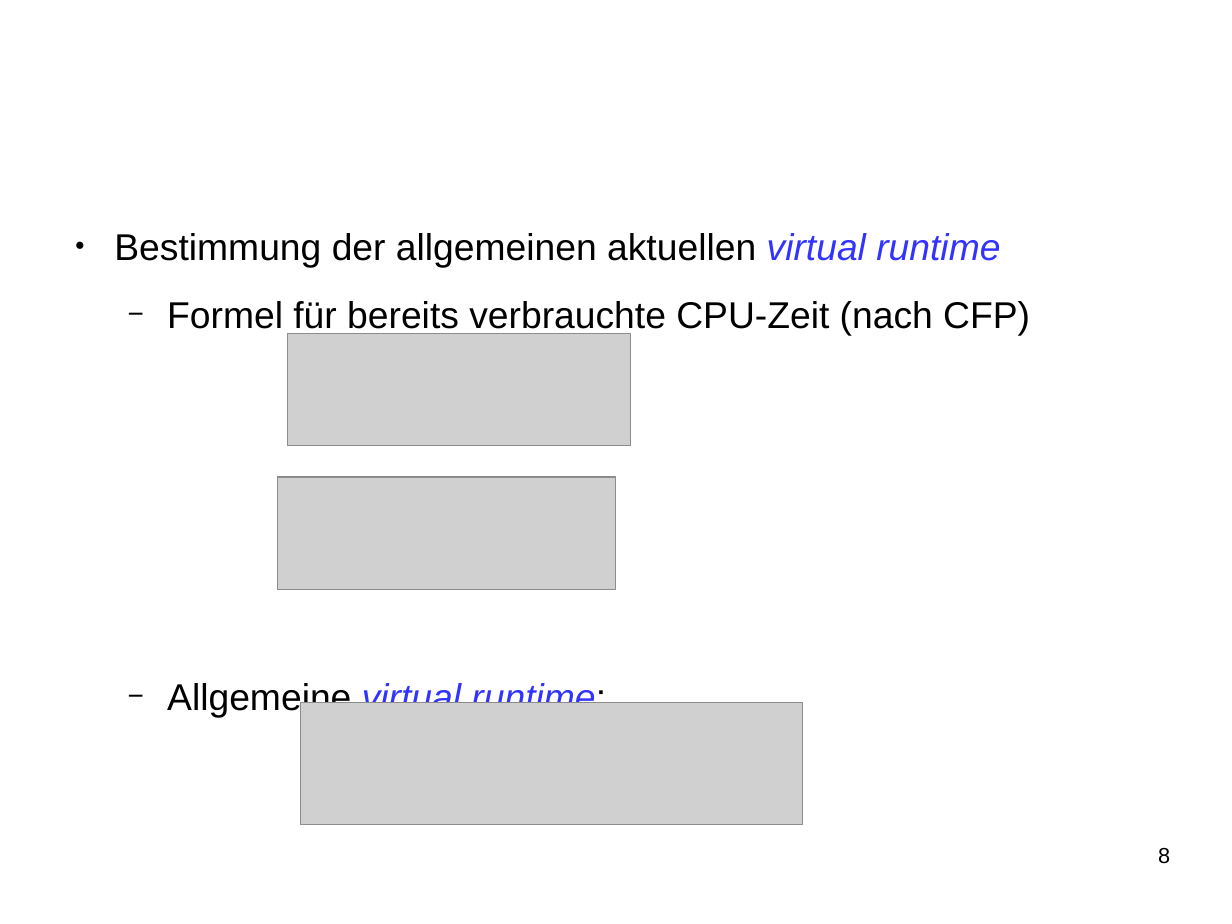
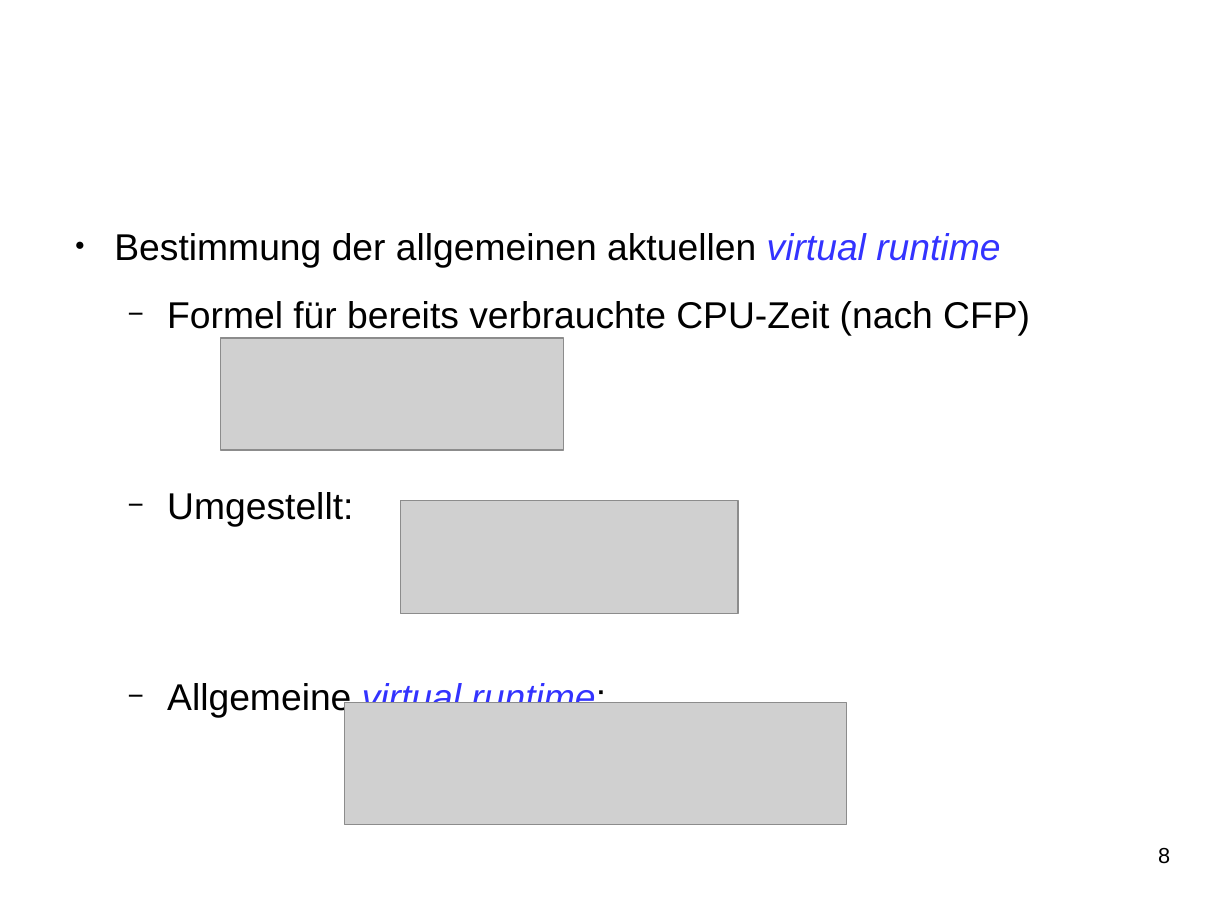
Before and after one commit to SeminararbeitCFS/main, a slide deck: slide 8 of vortrag/vortrag_CFS.odp. Drawn at 1232x924 pixels with LibreOffice and Linux fonts; fonts in the diff are those of the drawing; grey boxes stand for pictures; background and template pictures are left out. Boxes give left, top, right and bottom in pixels: in the first picture for what was removed or moved away, otherwise in the second. Text is boxed around its words. In the diff, an @@ line names an element or a change of style, - is before the commit and + after.

```diff
--- a/vortrag/vortrag_CFS.odp
+++ b/vortrag/vortrag_CFS.odp
@@ picture moved from (x1=287, y1=334, x2=631, y2=446) to (x1=220, y1=338, x2=563, y2=449) @@
@@ text at (x1=167, y1=492, x2=353, y2=527): paragraph added @@
+  − Umgestellt:
@@ picture moved from (x1=278, y1=477, x2=616, y2=590) to (x1=400, y1=501, x2=738, y2=614) @@
@@ picture moved from (x1=301, y1=703, x2=803, y2=825) to (x1=344, y1=703, x2=846, y2=825) @@
```
Also in this commit, not shown: 3 other slides changed.
